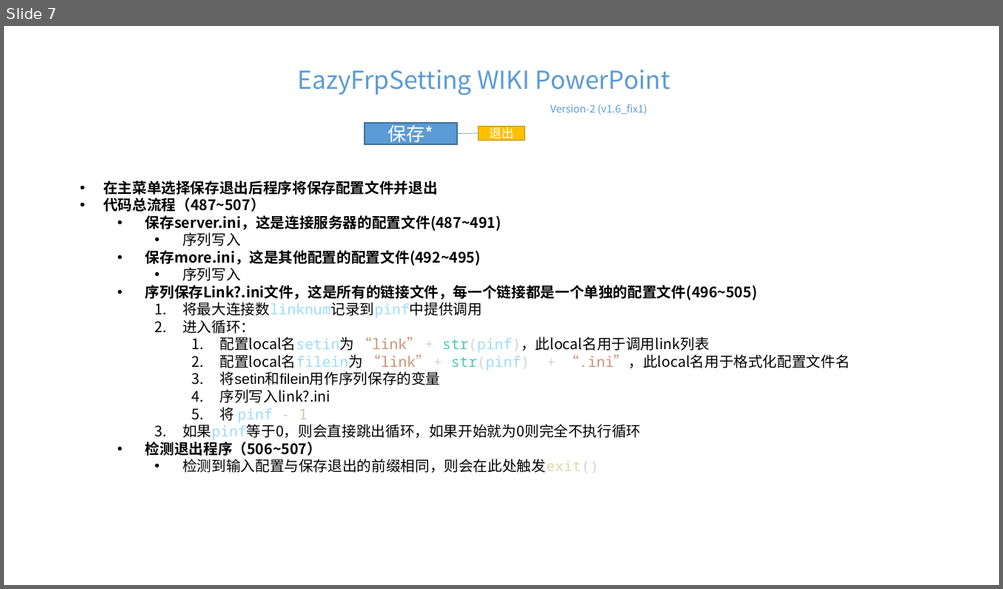
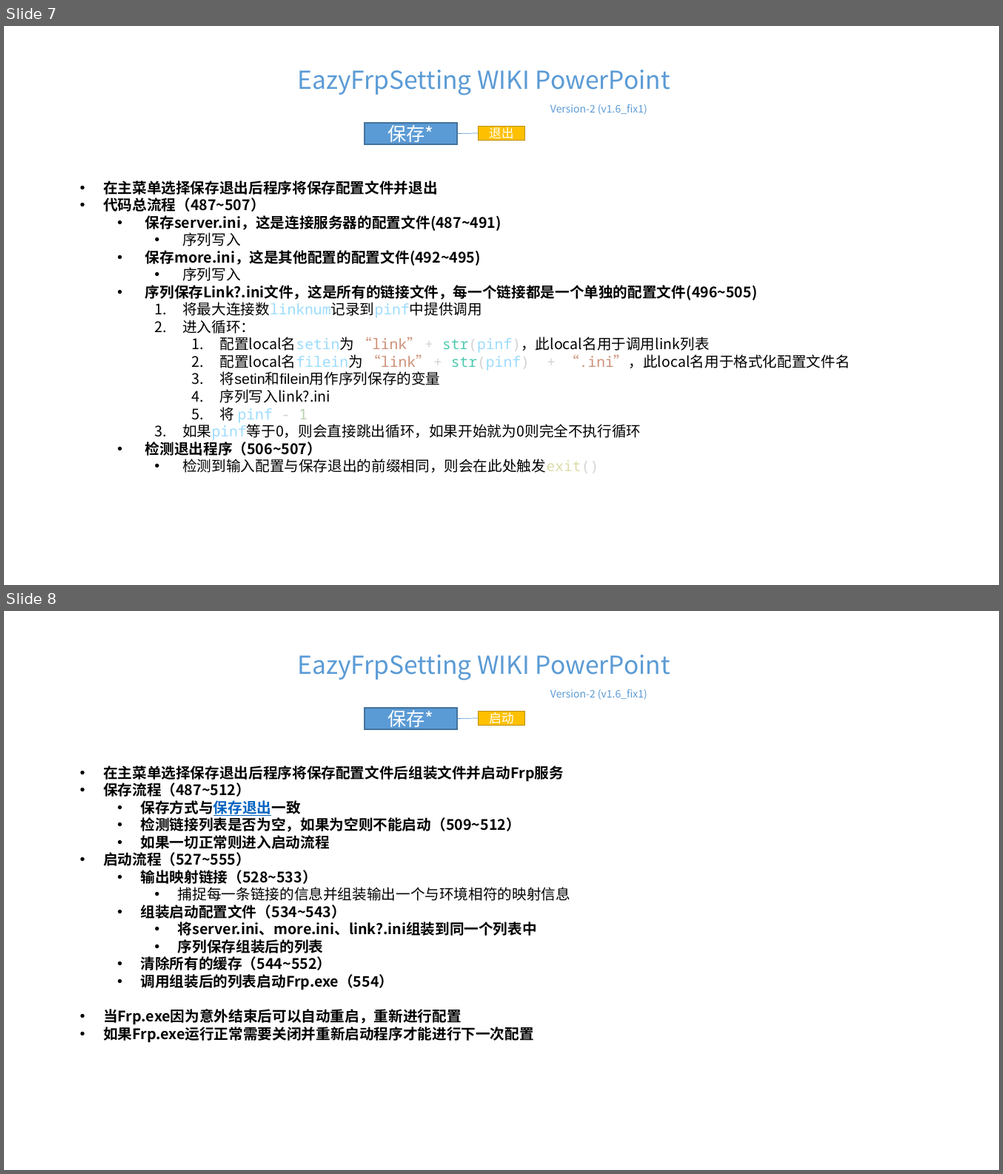
Before and after one commit to LyceenAiro/EazyFrpSetting, a slide deck: wiki.pptx. Shown one above the other, each under a label of ours: slide 7 before the commit, slides 7 and 8 after it. The pictures are 1003x589 and 1003x1174 pixels, drawn with LibreOffice and Linux fonts; fonts in the diff are those of the drawing. Boxes give left, top, right and bottom in pixels: in the first picture for what was removed or moved away, otherwise in the second. Text is boxed around its words. In the diff, an @@ line names an element or a change of style, - is before the commit and + after.

```diff
--- a/wiki.pptx
+++ b/wiki.pptx
@@ slide 8 added at box(4, 611, 999, 1170), background #FFFFFF @@
@@ text added at box(298, 655, 670, 681), 24 pt, text gradient #1F4E79 to #5B9BD5 to #9DC3E6 @@
+EazyFrpSetting WIKI PowerPoint
@@ text added at box(550, 689, 647, 700), 10 pt, text gradient #1F4E79 to #5B9BD5 to #9DC3E6 @@
+Version-2 (v1.6_fix1)
@@ rectangle added at box(364, 708, 457, 729), fill #5B9BD5, outline #43739E 1 pt, 18 pt, text #FFFFFF @@
+保存*
@@ line added from (457, 718) to (478, 718), #5B9BD5 0.5 pt @@
@@ rectangle added at box(478, 711, 525, 725), fill #FFC000, outline #BD8E00 1 pt, 12 pt, text #FFFFFF @@
+启动
@@ text added at box(103, 766, 570, 1043), 14 pt, text #000000, bold @@
+• 在主菜单选择保存退出后程序将保存配置文件后组装文件并启动Frp服务
+• 保存流程（487~512）
+  • 保存方式与保存退出一致
+  • 检测链接列表是否为空，如果为空则不能启动（509~512）
+  • 如果一切正常则进入启动流程
+• 启动流程（527~555）
+  • 输出映射链接（528~533）
+    • 捕捉每一条链接的信息并组装输出一个与环境相符的映射信息
+  • 组装启动配置文件（534~543）
+    • 将server.ini、more.ini、link?.ini组装到同一个列表中
+    • 序列保存组装后的列表
+  • 清除所有的缓存（544~552）
+  • 调用组装后的列表启动Frp.exe（554）
+• 当Frp.exe因为意外结束后可以自动重启，重新进行配置
+• 如果Frp.exe运行正常需要关闭并重新启动程序才能进行下一次配置
```
Also in this commit, not shown: 2 slides changed, 2 other slides added.
